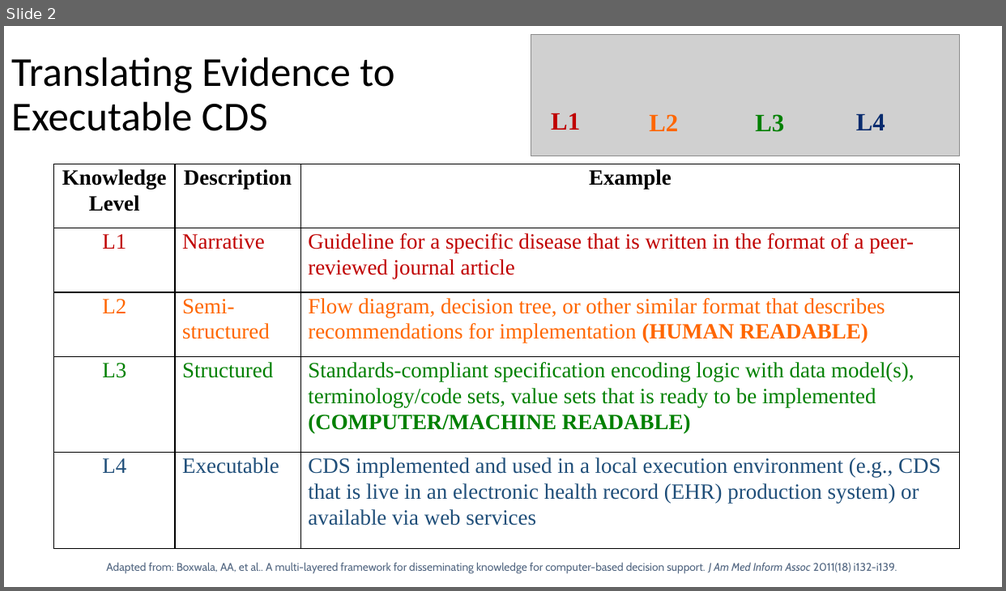
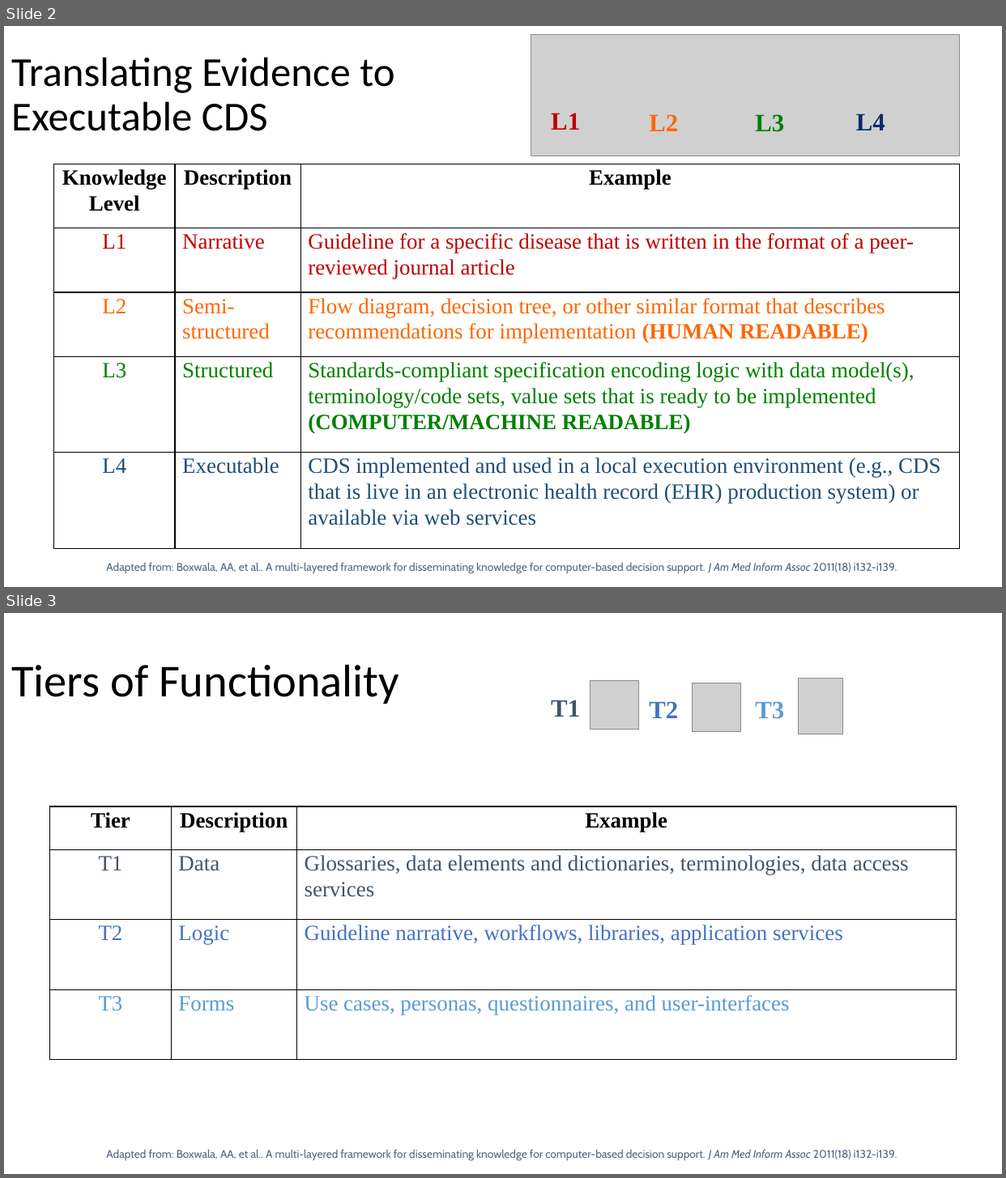
Before and after one commit to HL7/cqf-recommendations, a slide deck: docs/common-diagrams.pptx. Shown one above the other, each under a label of ours: slide 2 before the commit, slides 2 and 3 after it. The pictures are 1006x591 and 1006x1178 pixels, drawn with LibreOffice and Linux fonts; fonts in the diff are those of the drawing; grey boxes stand for pictures. Boxes give left, top, right and bottom in pixels: in the first picture for what was removed or moved away, otherwise in the second. Text is boxed around its words. In the diff, an @@ line names an element or a change of style, - is before the commit and + after.

```diff
--- a/docs/common-diagrams.pptx
+++ b/docs/common-diagrams.pptx
@@ slide 3 added at [4,613,1002,1174], background #FFFFFF @@
@@ title added at [11,664,399,704], 44 pt, text #000000 @@
+Tiers of Functionality
@@ picture added at [590,680,639,729] @@
@@ picture added at [692,683,741,731] @@
@@ picture added at [799,679,843,735] @@
@@ text added at [551,700,580,717], 24 pt, text #44546A, bold @@
+T1
@@ text added at [649,701,678,718], 24 pt, text #4472C4, bold @@
+T2
@@ text added at [755,701,784,719], 24 pt, text #5B9BD5, bold @@
+T3
@@ table added at [50,807,957,1060], 4 rows, 3 columns @@
+Tier | Description | Example
+T1 | Data | Glossaries, data elements and dictionaries, terminologies, data access services
+T2 | Logic | Guideline narrative, workflows, libraries, application services
+T3 | Forms | Use cases, personas, questionnaires, and user-interfaces
@@ text added at [106,1149,897,1161], 10.7 pt, text #526681 @@
+Adapted from: Boxwala, AA, et al.. A multi-layered framework for disseminating knowledge for computer-based decision support. J Am Med Inform Assoc 2011(18) i132-i139.
```
Also in this commit, not shown: 1 other slide added, 45 other files.
